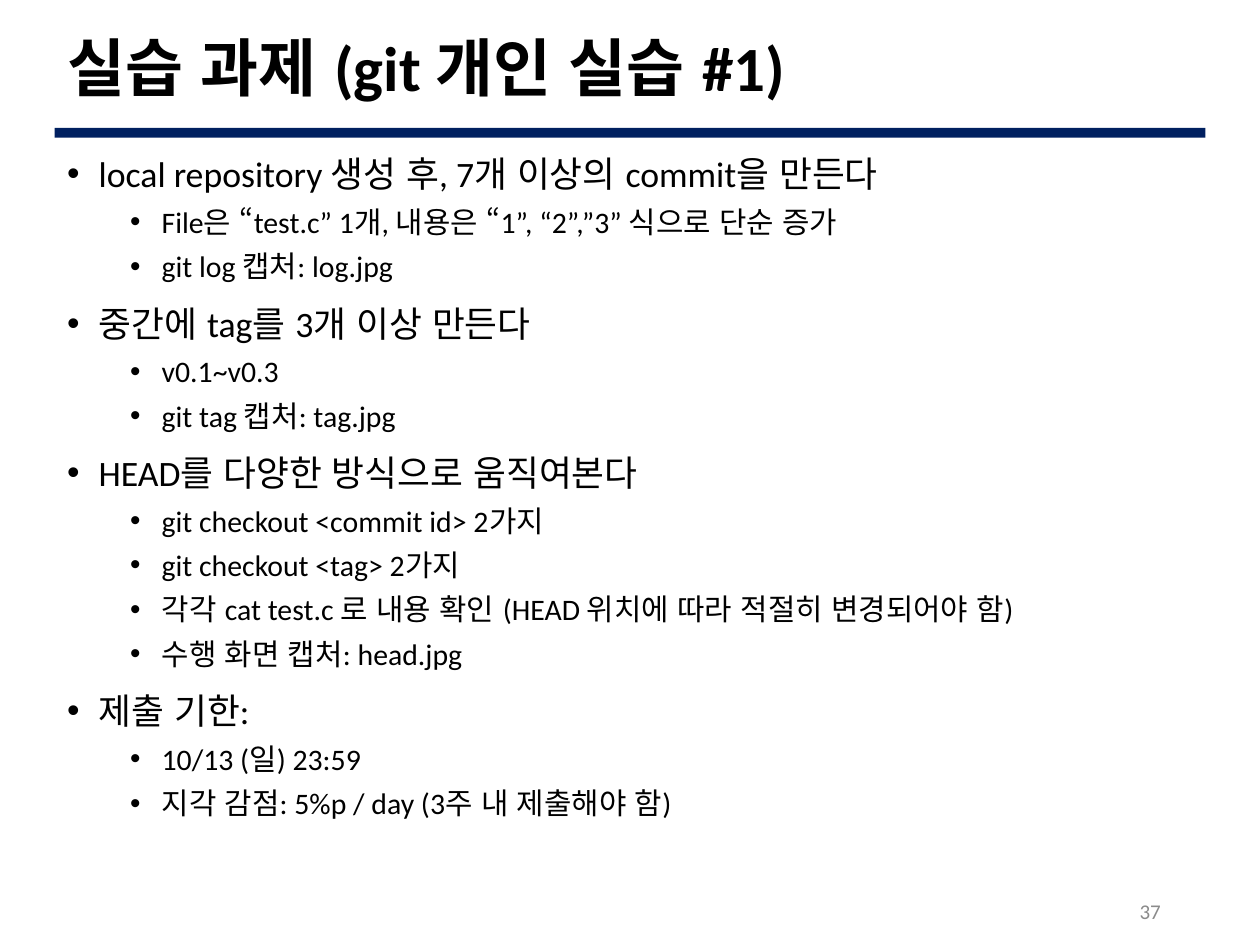
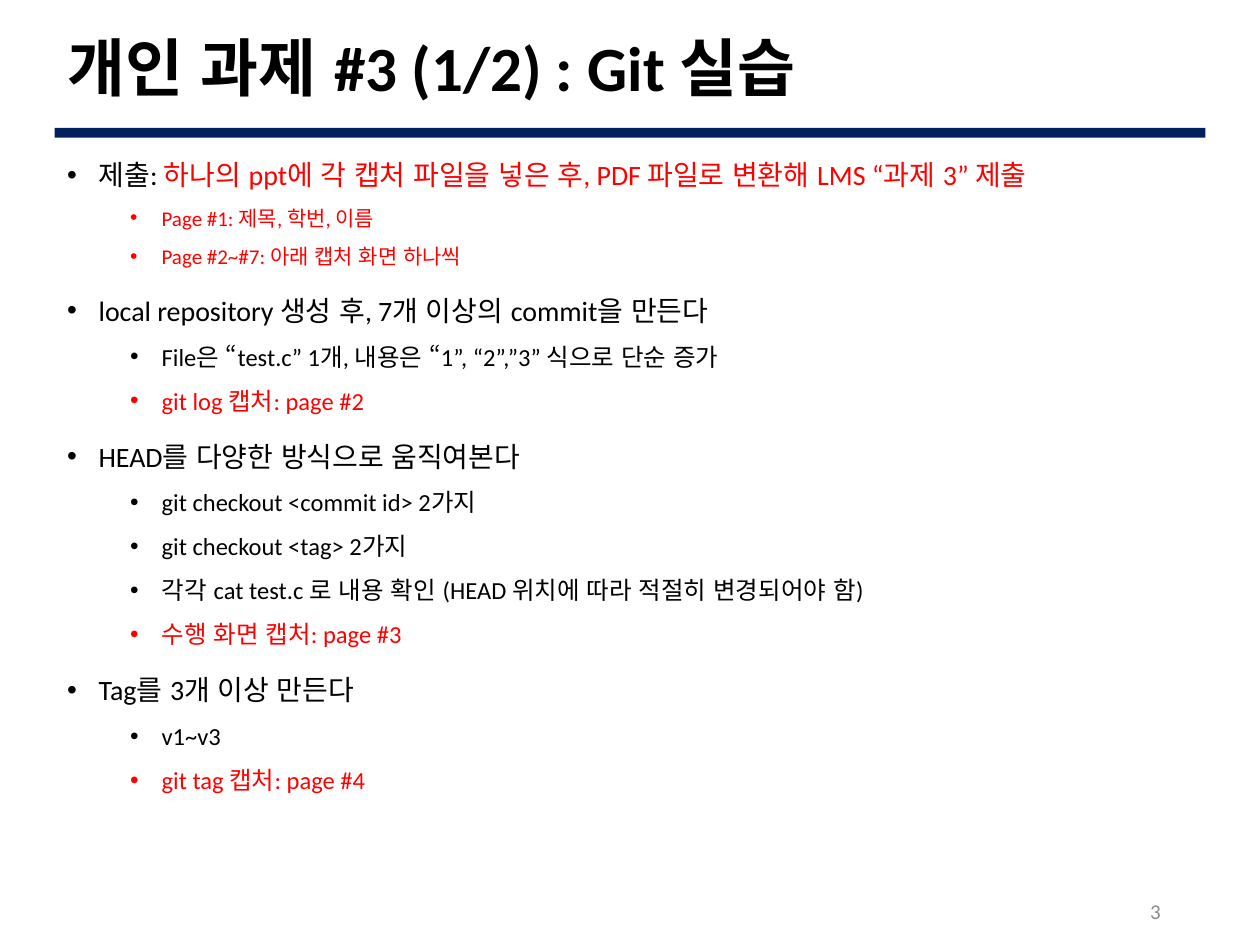
Before and after one commit to JBNU-JEduTools/osscourse, a slide deck: slide 3 of Slides 2020/5. Git 초급.pptx (slide 37 before the commit). Drawn at 1260x945 pixels with LibreOffice and Linux fonts; fonts in the diff are those of the drawing; background and template pictures are left out. Boxes give left, top, right and bottom in pixels: in the first picture for what was removed or moved away, otherwise in the second. Text is boxed around its words. In the diff, an @@ line names an element or a change of style, - is before the commit and + after.

```diff
--- a/Slides 2020/5. Git 초급.pptx
+++ b/Slides 2020/5. Git 초급.pptx
@@ title at box(67, 38, 796, 101): text changed @@
-실습 과제 (git 개인 실습 #1)
+개인 과제 #3 (1/2) : Git 실습
@@ text at box(99, 161, 1026, 268): paragraphs added @@
+• 제출: 하나의 ppt에 각 캡처 파일을 넣은 후, PDF 파일로 변환해 LMS “과제 3” 제출
+  • Page #1: 제목, 학번, 이름
+  • Page #2~#7: 아래 캡처 화면 하나씩
@@ text at box(99, 297, 863, 603): size 20.4 to 16 pt in "local repository 생성 후, 7개 이상의 commit을 ...", "HEAD를 다양한 방식으로 움직여본다"; size 17 to 14 pt in "File은 “test.c” 1개, 내용은 “1”, “2”,”3” 식으로 ...", "git checkout <commit id> 2가지", "git checkout <tag> 2가지", "각각 cat test.c 로 내용 확인 (HEAD ..."; line spacing 1 to 1.2 @@
@@ text at box(162, 389, 364, 415): text changed; size 17 to 14 pt; text colour #000000 to #FF0000 @@
-  • git log 캡처: log.jpg
-• 중간에 tag를 3개 이상 만든다
-  • v0.1~v0.3
-  • git tag 캡처: tag.jpg
+  • git log 캡처: page #2
@@ text at box(99, 622, 402, 794): text changed; size 17 to 14 pt; text colour #000000 to #FF0000 @@
-  • 수행 화면 캡처: head.jpg
-• 제출 기한:
-  • 10/13 (일) 23:59
-  • 지각 감점: 5%p / day (3주 내 제출해야 함)
+  • 수행 화면 캡처: page #3
+• Tag를 3개 이상 만든다
+  • v1~v3
+  • git tag 캡처: page #4
@@ page number at box(1150, 905, 1161, 919): text changed @@
-37
+3
```
Also in this commit, not shown: 13 other slides changed, 4 other files.
